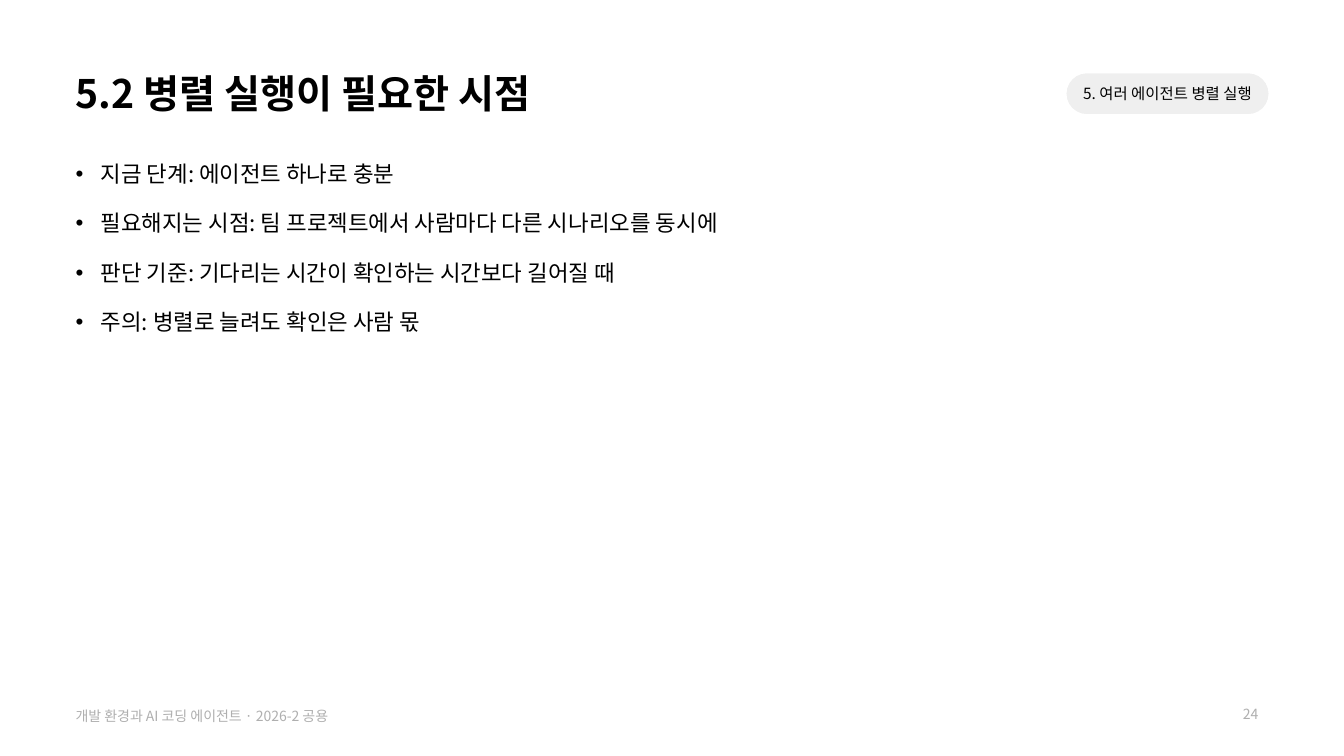
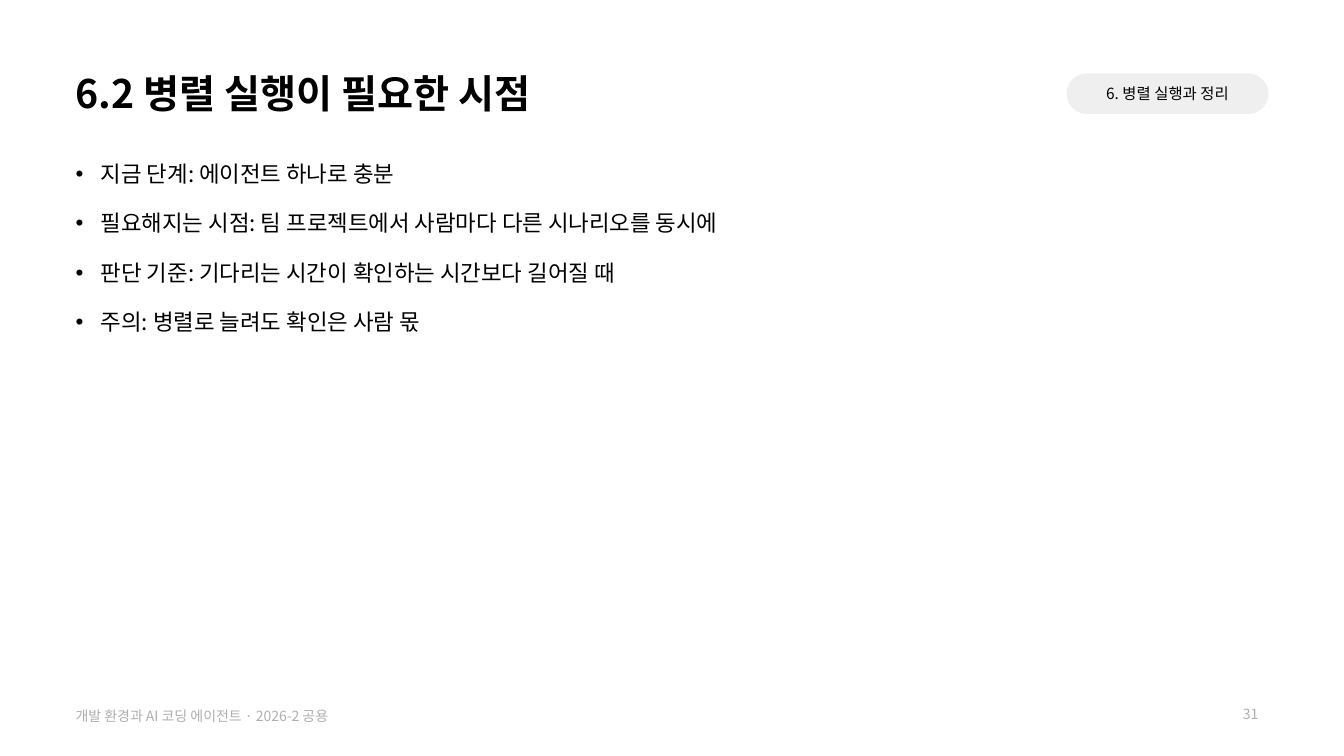
Before and after one commit to jihoyeo/smart-transport-logistics, a slide deck: slide 31 of slides/common/dev_env.pptx (slide 24 before the commit). Drawn at 1344x756 pixels with LibreOffice and Linux fonts; fonts in the diff are those of the drawing. Boxes give left, top, right and bottom in pixels: in the first picture for what was removed or moved away, otherwise in the second. Text is boxed around its words. In the diff, an @@ line names an element or a change of style, - is before the commit and + after.

```diff
--- a/slides/common/dev_env.pptx
+++ b/slides/common/dev_env.pptx
@@ title at (76,75,530,112): text changed @@
-5.2 병렬 실행이 필요한 시점
+6.2 병렬 실행이 필요한 시점
@@ text at (1106,86,1228,101): text changed @@
-5. 여러 에이전트 병렬 실행
+6. 병렬 실행과 정리
@@ page number at (1243,709,1259,719): text changed @@
-24
+31
```
Also in this commit, not shown: 11 other slides changed, 8 slides added, 2 slides removed, 4 other files.
